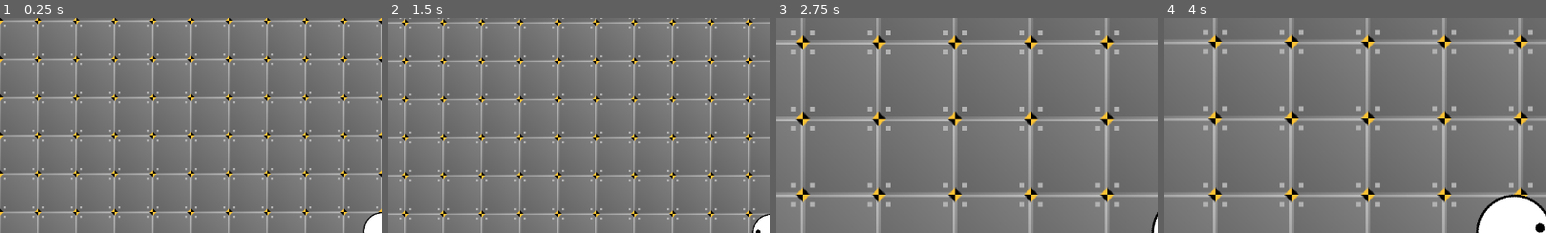
Above: before the commit, frames 1-4 (left to right).
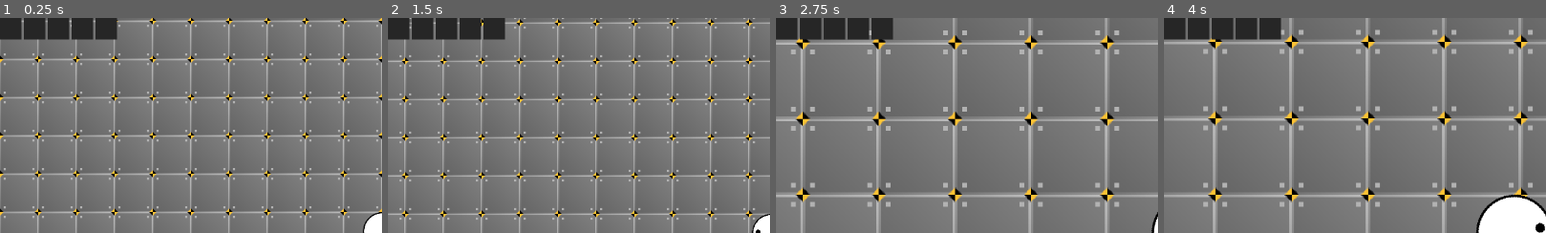
Above: after the commit, the same moments.

Repository: TrueSunGaming/industrial-revolution-proto-3
Game: Godot game, scene res://scenes/main/Main.tscn
The game is run twice, just before and just after one commit, with the same random seed, the same clock (stepped at 60 frames per second) and the same inputs.
Inputs (mouse positions are % of the whole screen's width and height, from its top left):
- Up to frame 1 (0.25 s): no input
- Up to frame 2 (1.5 s): move the mouse to (72, 45) at 0.52 s; hold D (move_right) 0.53-1.25 s; hold Shift 0.53-1.25 s; click (72, 45) at 0.67 s; drag from (30, 55) to (45, 70) at 1.27 s
- Up to frame 3 (2.75 s): move the mouse to (60, 28) at 2.02 s; hold D (move_right) from 2.03 s (still down); hold Mouse wheel up (zoom_in) from 2.03 s (still down); click (60, 28) at 2.17 s; tap Shift at 2.3 s
- Up to frame 4 (4 s): release D (move_right) at 2.75 s; release Mouse wheel up (zoom_in) at 2.75 s; drag from (45, 70) to (20, 35) at 2.77 s; tap Enter at 3.5 s; move the mouse to (80, 65) at 3.52 s; hold A (move_left) from 3.53 s (still down); hold Shift from 3.53 s (still down); click (80, 65) at 3.67 s
The pictures show only the part of the screen within x 0-50%, y 0-50%; the shares and areas given below are measured in that part.

The runs differ from the first frame. In frame 1, 2.9% of the frame differs, in the area x 0-31%, y 0-11%; in frame 2, 2.9%; in frame 3, 2.9%; in frame 4, 2.9%.

Commit message:
feat: implement moving items between storages

Diff:
--- a/scenes/ui/UI.tscn
+++ b/scenes/ui/UI.tscn
@@ -1,9 +1,20 @@
-[gd_scene load_steps=5 format=3 uid="uid://drqf0tkqp0fa4"]
+[gd_scene load_steps=8 format=3 uid="uid://drqf0tkqp0fa4"]
 
 [ext_resource type="Script" uid="uid://f0hlqm7grhro" path="res://scenes/ui/UI.gd" id="1_d2gw2"]
-[ext_resource type="Script" uid="uid://e3f1xsc4we2w" path="res://scenes/ui/resource/ResourceStackDisplay.gd" id="2_m01cm"]
 [ext_resource type="Script" uid="uid://bvyrfm4ni0bi6" path="res://scenes/ui/resource/HeldItem.gd" id="2_nnfdp"]
+[ext_resource type="Script" uid="uid://b3mhaduslwqgv" path="res://scripts/resource/ResourceStack.gd" id="3_nnfdp"]
 [ext_resource type="FontFile" uid="uid://o30xn84wnj74" path="res://fonts/Roboto-Regular.ttf" id="3_s64wo"]
+[ext_resource type="Script" uid="uid://brhc4jfo5pptn" path="res://scenes/ui/resource/storage/StorageDisplay.gd" id="5_j3nm3"]
+[ext_resource type="Script" uid="uid://cfoq042u5rgpj" path="res://scripts/resource/storage/Storage.gd" id="7_p6rkd"]
+
+[sub_resource type="Resource" id="Resource_bcuxr"]
+script = ExtResource("7_p6rkd")
+allow_solids = true
+allow_fluids = true
+remove_empty = true
+slots = -1
+content = Array[ExtResource("3_nnfdp")]([])
+metadata/_custom_type_script = ExtResource("7_p6rkd")
 
 [node name="UI" type="CanvasLayer"]
 script = ExtResource("1_d2gw2")
@@ -11,11 +22,21 @@
 
 [node name="HeldItem" type="TextureRect" parent="."]
 visible = false
+z_index = 1
 offset_right = 40.0
 offset_bottom = 40.0
 script = ExtResource("2_nnfdp")
 quantity_font = ExtResource("3_s64wo")
-metadata/_custom_type_script = ExtResource("2_m01cm")
+metadata/_custom_type_script = ExtResource("2_nnfdp")
+
+[node name="StorageDisplay" type="GridContainer" parent="."]
+offset_right = 40.0
+offset_bottom = 40.0
+columns = 5
+script = ExtResource("5_j3nm3")
+storage = SubResource("Resource_bcuxr")
+fill_full_line = true
+metadata/_custom_type_script = ExtResource("5_j3nm3")
 
 [connection signal="child_entered_tree" from="." to="." method="_on_child_entered_tree"]
 [connection signal="child_exiting_tree" from="." to="." method="_on_child_exiting_tree"]
--- a/scenes/ui/resource/MenuResourceStackDisplay.gd
+++ b/scenes/ui/resource/MenuResourceStackDisplay.gd
@@ -1,7 +1,15 @@
 class_name MenuResourceStackDisplay extends PanelContainer
+
+signal grabbed(event)
 
 @export var stack: ResourceStack:
 	set(val):
 		if stack == val: return
 		stack = val
 		$ResourceStackDisplay.stack = val
+
+func _gui_input(event: InputEvent) -> void:
+	if not global.held_item and event is InputEventMouseButton and event.is_released():
+		grabbed.emit(event)
+		(event as InputEventMouseButton).canceled = true
+		print("grabbed")
--- a/scenes/ui/resource/MenuResourceStackDisplay.tscn
+++ b/scenes/ui/resource/MenuResourceStackDisplay.tscn
@@ -16,6 +16,7 @@
 offset_bottom = 38.0
 size_flags_horizontal = 0
 size_flags_vertical = 0
+mouse_filter = 1
 theme_override_styles/panel = SubResource("StyleBoxFlat_lkutk")
 script = ExtResource("1_n7wjf")
 metadata/_custom_type_script = ExtResource("1_n7wjf")
--- a/scenes/ui/resource/storage/StorageDisplay.gd
+++ b/scenes/ui/resource/storage/StorageDisplay.gd
@@ -1,6 +1,8 @@
 class_name StorageDisplay extends GridContainer
 
 const resource_display: PackedScene = preload("res://scenes/ui/resource/MenuResourceStackDisplay.tscn")
+
+signal node_removed(idx)
 
 @export var storage: StorageAccess:
 	set(val):
@@ -22,13 +24,18 @@
 
 		fill_empty()
 
-@export var fill_full_line := false
+@export var fill_full_line := false:
+	set(val):
+		if fill_full_line == val: return
+		fill_full_line = val
+
+		fill_empty()
 
 var fill_empty_target: int:
 	get:
 		if not fill_full_line: return fill_empty_until
 
-		return columns * ceili((maxf(storage.get_content().size(), fill_empty_until) + 1) / columns)
+		return columns * ceili(maxf((storage.get_content() if storage else []).size() + 1, fill_empty_until) / columns)
 
 func fill_empty() -> void:
 	while fill_empty_target > get_child_count(): add_display(null)
@@ -36,6 +43,9 @@
 func add_display(stack: ResourceStack) -> void:
 	var node := resource_display.instantiate()
 	node.stack = stack
+
+	node.grabbed.connect(func (event: InputEvent): grab_item(get_children().find(node)))
+
 	add_child(node)
 
 func on_appended() -> void:
@@ -50,6 +60,7 @@
 	var node := get_child(index)
 	remove_child(node)
 	node.queue_free()
+	node_removed.emit(index)
 
 	fill_empty()
 
@@ -63,3 +74,31 @@
 	for i in storage.get_content(): add_display(i)
 
 	fill_empty()
+
+func _gui_input(event: InputEvent) -> void:
+	if event is InputEventMouseButton and event.is_released():
+		if global.held_item: match (event as InputEventMouseButton).button_index:
+			MOUSE_BUTTON_LEFT:
+				if Input.is_key_pressed(KEY_SHIFT): return transfer_max_held_item()
+				return transfer_held_item()
+
+			MOUSE_BUTTON_RIGHT: return transfer_half_held_item()
+			MOUSE_BUTTON_MIDDLE: return transfer_one_held_item()
+
+func transfer_held_item() -> void:
+	global.transfer_held_item(storage)
+
+func transfer_half_held_item() -> void:
+	pass
+
+func transfer_one_held_item() -> void:
+	pass
+
+func transfer_max_held_item() -> void:
+	pass
+
+func grab_item(idx: int) -> void:
+	prints("grabbing", idx)
+	global.held_item_storage = storage
+	global.held_item_index = idx
+	prints(global.held_item_storage, global.held_item_index, global.held_item)
